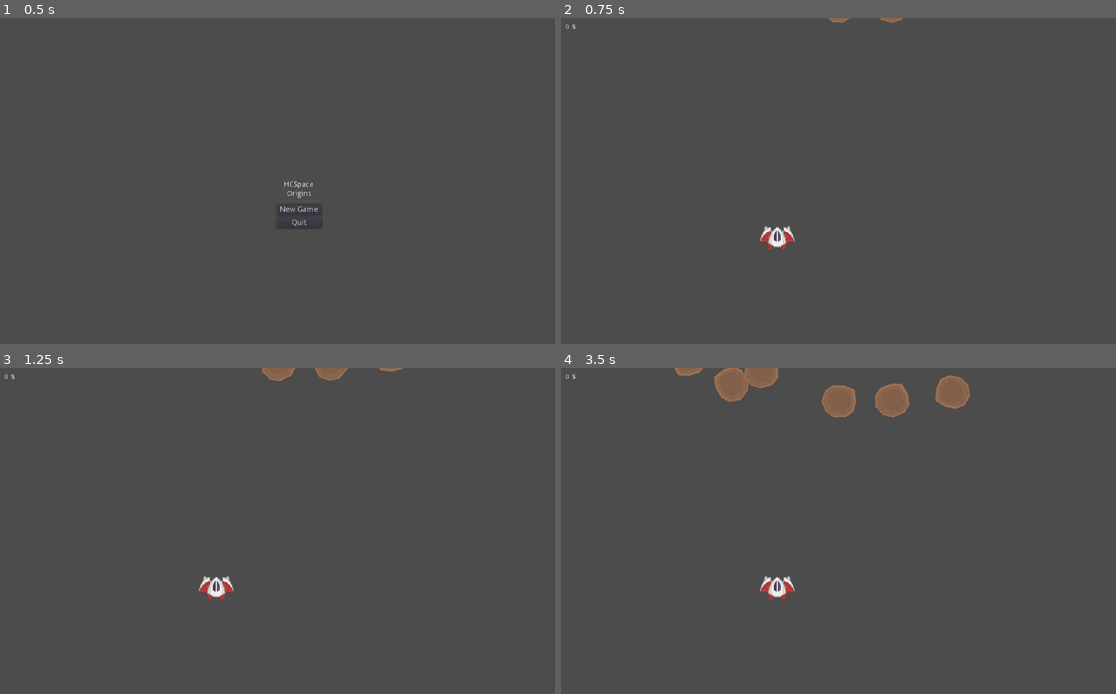
Above: before the commit, frames 1-4 (two rows, left to right).
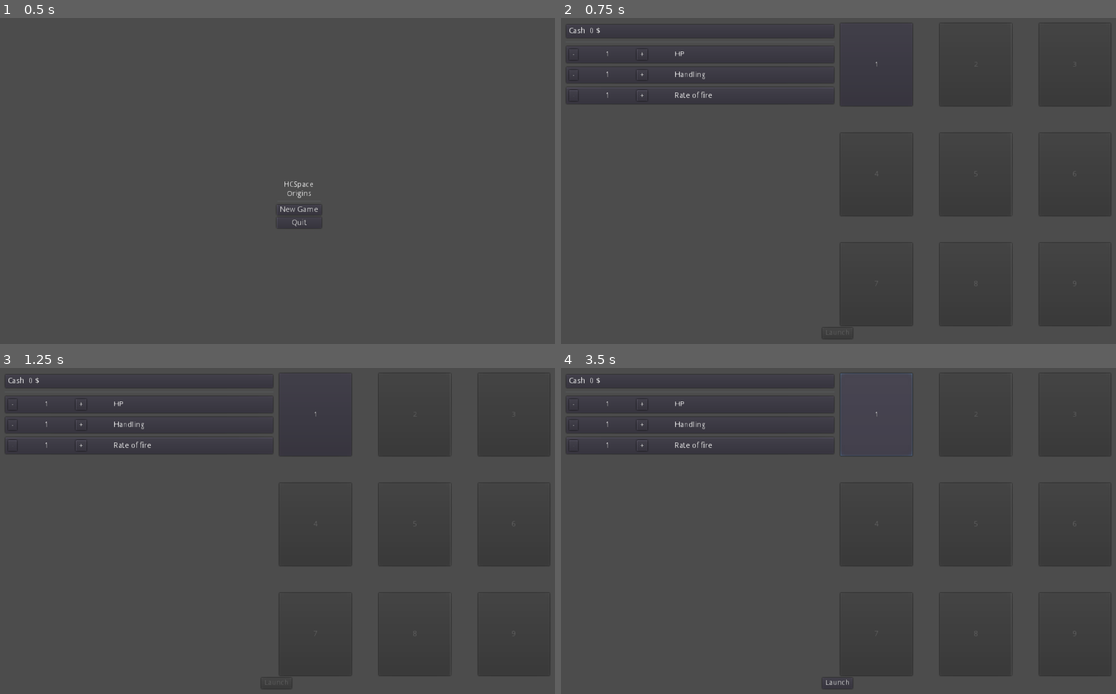
Above: after the commit, the same moments.

Repository: Kessinen/HCSSpace-Origins
Game: Godot game, scene res://Menus/Mainmenu.tscn
Same seed, same stepped clock (60 frames per second), same inputs: the game is played once before the commit and once after it.
Inputs (mouse positions are in pixels of both pictures, inside the frame that each line leads up to):
- Up to frame 1 (0.5 s): no input
- Up to frame 2 (0.75 s): click "New Game" at 0.5 s
- Up to frame 3 (1.25 s): no input
- Up to frame 4 (3.5 s): click (572, 403) at 1.25 s, where only the run after the commit has a clickable "-"; click (644, 403) at 2 s, where only the run after the commit has a clickable "+"; click (877, 413) at 2.75 s, where only the run after the commit has a clickable "1"

Frame 1 is identical in both runs. In frame 2, 1.6% of the frame differs, in the area x 0-100%, y 0-99%; in frame 3, 1.9%; in frame 4, 3.9%.

Commit message:
ADD Level selector menu

Diff:
--- a/src/Globals/playerStats.gd
+++ b/src/Globals/playerStats.gd
@@ -8,3 +8,5 @@
 var shipHandling : int = 10
 var shipMagnet : int = 10
 var shipSpeed : int = 10
+
+var highestLevel : int = 1
--- /dev/null
+++ b/src/Menus/LevelSelect.gd
@@ -0,0 +1,20 @@
+extends Control
+
+onready var playerStats = get_node("/root/playerStats")
+
+var selectedLevel : int = 0
+
+func _ready():
+
+	for i in range(0, playerStats.highestLevel):
+		get_node("VBoxContainer/HBoxContainer/levelsGrid/Lvl"+str(i+1)).disabled = false
+
+	$VBoxContainer/HBoxContainer/VBoxContainer/VBoxContainer/PanelContainer4/lblCash.text = "Cash: " + str(playerStats.lootAmount) + " $"
+
+func _on_LvlSelected_pressed(extra_arg_0):
+	selectedLevel = extra_arg_0
+	$VBoxContainer/HBoxContainer2/btnLaunch.disabled = false
+
+
+func _on_btnLaunch_pressed():
+	get_tree().change_scene("res://Levels/Lvl"+str(selectedLevel)+"/Level"+str(selectedLevel)+".tscn")
--- /dev/null
+++ b/src/Menus/LevelSelect.tscn
@@ -0,0 +1,293 @@
+[gd_scene load_steps=2 format=2]
+
+[ext_resource path="res://Menus/LevelSelect.gd" type="Script" id=1]
+
+[node name="LevelSelect" type="Control"]
+anchor_right = 1.0
+anchor_bottom = 1.0
+script = ExtResource( 1 )
+__meta__ = {
+"_edit_use_anchors_": false
+}
+
+[node name="VBoxContainer" type="VBoxContainer" parent="."]
+anchor_right = 1.0
+anchor_bottom = 1.0
+margin_left = 10.0
+margin_top = 10.0
+margin_right = -10.0
+margin_bottom = -10.0
+__meta__ = {
+"_edit_use_anchors_": false
+}
+
+[node name="HBoxContainer" type="HBoxContainer" parent="VBoxContainer"]
+margin_right = 1004.0
+margin_bottom = 556.0
+size_flags_horizontal = 3
+size_flags_vertical = 3
+custom_constants/separation = 10
+alignment = 1
+__meta__ = {
+"_edit_use_anchors_": false
+}
+
+[node name="VBoxContainer" type="VBoxContainer" parent="VBoxContainer/HBoxContainer"]
+margin_right = 497.0
+margin_bottom = 556.0
+size_flags_horizontal = 3
+
+[node name="VBoxContainer" type="VBoxContainer" parent="VBoxContainer/HBoxContainer/VBoxContainer"]
+margin_right = 497.0
+margin_bottom = 150.0
+
+[node name="PanelContainer4" type="PanelContainer" parent="VBoxContainer/HBoxContainer/VBoxContainer/VBoxContainer"]
+margin_right = 497.0
+margin_bottom = 28.0
+
+[node name="lblCash" type="Label" parent="VBoxContainer/HBoxContainer/VBoxContainer/VBoxContainer/PanelContainer4"]
+margin_left = 7.0
+margin_top = 7.0
+margin_right = 490.0
+margin_bottom = 21.0
+text = "Cash: 0 $"
+
+[node name="HSeparator" type="HSeparator" parent="VBoxContainer/HBoxContainer/VBoxContainer/VBoxContainer"]
+margin_top = 32.0
+margin_right = 497.0
+margin_bottom = 36.0
+
+[node name="PanelContainer" type="PanelContainer" parent="VBoxContainer/HBoxContainer/VBoxContainer/VBoxContainer"]
+margin_top = 40.0
+margin_right = 497.0
+margin_bottom = 74.0
+size_flags_horizontal = 3
+
+[node name="HBoxContainer" type="HBoxContainer" parent="VBoxContainer/HBoxContainer/VBoxContainer/VBoxContainer/PanelContainer"]
+margin_left = 7.0
+margin_top = 7.0
+margin_right = 490.0
+margin_bottom = 27.0
+custom_constants/separation = 50
+
+[node name="Button" type="Button" parent="VBoxContainer/HBoxContainer/VBoxContainer/VBoxContainer/PanelContainer/HBoxContainer"]
+margin_right = 17.0
+margin_bottom = 20.0
+text = "-"
+
+[node name="Label" type="Label" parent="VBoxContainer/HBoxContainer/VBoxContainer/VBoxContainer/PanelContainer/HBoxContainer"]
+margin_left = 67.0
+margin_top = 3.0
+margin_right = 75.0
+margin_bottom = 17.0
+text = "1"
+align = 1
+
+[node name="Button2" type="Button" parent="VBoxContainer/HBoxContainer/VBoxContainer/VBoxContainer/PanelContainer/HBoxContainer"]
+margin_left = 125.0
+margin_right = 145.0
+margin_bottom = 20.0
+text = "+"
+
+[node name="Label2" type="Label" parent="VBoxContainer/HBoxContainer/VBoxContainer/VBoxContainer/PanelContainer/HBoxContainer"]
+margin_left = 195.0
+margin_top = 3.0
+margin_right = 213.0
+margin_bottom = 17.0
+text = "HP"
+
+[node name="PanelContainer2" type="PanelContainer" parent="VBoxContainer/HBoxContainer/VBoxContainer/VBoxContainer"]
+margin_top = 78.0
+margin_right = 497.0
+margin_bottom = 112.0
+size_flags_horizontal = 3
+
+[node name="HBoxContainer" type="HBoxContainer" parent="VBoxContainer/HBoxContainer/VBoxContainer/VBoxContainer/PanelContainer2"]
+margin_left = 7.0
+margin_top = 7.0
+margin_right = 490.0
+margin_bottom = 27.0
+custom_constants/separation = 50
+
+[node name="Button" type="Button" parent="VBoxContainer/HBoxContainer/VBoxContainer/VBoxContainer/PanelContainer2/HBoxContainer"]
+margin_right = 17.0
+margin_bottom = 20.0
+text = "-"
+
+[node name="Label" type="Label" parent="VBoxContainer/HBoxContainer/VBoxContainer/VBoxContainer/PanelContainer2/HBoxContainer"]
+margin_left = 67.0
+margin_top = 3.0
+margin_right = 75.0
+margin_bottom = 17.0
+text = "1"
+align = 1
+
+[node name="Button2" type="Button" parent="VBoxContainer/HBoxContainer/VBoxContainer/VBoxContainer/PanelContainer2/HBoxContainer"]
+margin_left = 125.0
+margin_right = 145.0
+margin_bottom = 20.0
+text = "+"
+
+[node name="Label2" type="Label" parent="VBoxContainer/HBoxContainer/VBoxContainer/VBoxContainer/PanelContainer2/HBoxContainer"]
+margin_left = 195.0
+margin_top = 3.0
+margin_right = 251.0
+margin_bottom = 17.0
+text = "Handling"
+
+[node name="PanelContainer3" type="PanelContainer" parent="VBoxContainer/HBoxContainer/VBoxContainer/VBoxContainer"]
+margin_top = 116.0
+margin_right = 497.0
+margin_bottom = 150.0
+size_flags_horizontal = 3
+
+[node name="HBoxContainer" type="HBoxContainer" parent="VBoxContainer/HBoxContainer/VBoxContainer/VBoxContainer/PanelContainer3"]
+margin_left = 7.0
+margin_top = 7.0
+margin_right = 490.0
+margin_bottom = 27.0
+custom_constants/separation = 50
+
+[node name="Button" type="Button" parent="VBoxContainer/HBoxContainer/VBoxContainer/VBoxContainer/PanelContainer3/HBoxContainer"]
+margin_right = 17.0
+margin_bottom = 20.0
+text = "-"
+
+[node name="Label" type="Label" parent="VBoxContainer/HBoxContainer/VBoxContainer/VBoxContainer/PanelContainer3/HBoxContainer"]
+margin_left = 67.0
+margin_top = 3.0
+margin_right = 75.0
+margin_bottom = 17.0
+text = "1"
+align = 1
+
+[node name="Button2" type="Button" parent="VBoxContainer/HBoxContainer/VBoxContainer/VBoxContainer/PanelContainer3/HBoxContainer"]
+margin_left = 125.0
+margin_right = 145.0
+margin_bottom = 20.0
+text = "+"
+
+[node name="Label2" type="Label" parent="VBoxContainer/HBoxContainer/VBoxContainer/VBoxContainer/PanelContainer3/HBoxContainer"]
+margin_left = 195.0
+margin_top = 3.0
+margin_right = 264.0
+margin_bottom = 17.0
+text = "Rate of fire"
+
+[node name="levelsGrid" type="GridContainer" parent="VBoxContainer/HBoxContainer"]
+margin_left = 507.0
+margin_right = 1004.0
+margin_bottom = 556.0
+size_flags_horizontal = 3
+custom_constants/vseparation = 50
+custom_constants/hseparation = 50
+columns = 3
+
+[node name="Lvl1" type="Button" parent="VBoxContainer/HBoxContainer/levelsGrid"]
+margin_right = 132.0
+margin_bottom = 152.0
+size_flags_horizontal = 3
+size_flags_vertical = 3
+disabled = true
+text = "1"
+
+[node name="Lvl2" type="Button" parent="VBoxContainer/HBoxContainer/levelsGrid"]
+margin_left = 182.0
+margin_right = 314.0
+margin_bottom = 152.0
+size_flags_horizontal = 3
+size_flags_vertical = 3
+disabled = true
+text = "2"
+
+[node name="Lvl3" type="Button" parent="VBoxContainer/HBoxContainer/levelsGrid"]
+margin_left = 364.0
+margin_right = 496.0
+margin_bottom = 152.0
+size_flags_horizontal = 3
+size_flags_vertical = 3
+disabled = true
+text = "3"
+
+[node name="Lvl4" type="Button" parent="VBoxContainer/HBoxContainer/levelsGrid"]
+margin_top = 202.0
+margin_right = 132.0
+margin_bottom = 354.0
+size_flags_horizontal = 3
+size_flags_vertical = 3
+disabled = true
+text = "4"
+
+[node name="Lvl5" type="Button" parent="VBoxContainer/HBoxContainer/levelsGrid"]
+margin_left = 182.0
+margin_top = 202.0
+margin_right = 314.0
+margin_bottom = 354.0
+size_flags_horizontal = 3
+size_flags_vertical = 3
+disabled = true
+text = "5"
+
+[node name="Lvl6" type="Button" parent="VBoxContainer/HBoxContainer/levelsGrid"]
+margin_left = 364.0
+margin_top = 202.0
+margin_right = 496.0
+margin_bottom = 354.0
+size_flags_horizontal = 3
+size_flags_vertical = 3
+disabled = true
+text = "6"
+
+[node name="Lvl7" type="Button" parent="VBoxContainer/HBoxContainer/levelsGrid"]
+margin_top = 404.0
+margin_right = 132.0
+margin_bottom = 556.0
+size_flags_horizontal = 3
+size_flags_vertical = 3
+disabled = true
+text = "7"
+
+[node name="Lvl8" type="Button" parent="VBoxContainer/HBoxContainer/levelsGrid"]
+margin_left = 182.0
+margin_top = 404.0
+margin_right = 314.0
+margin_bottom = 556.0
+size_flags_horizontal = 3
+size_flags_vertical = 3
+disabled = true
+text = "8"
+
+[node name="Lvl9" type="Button" parent="VBoxContainer/HBoxContainer/levelsGrid"]
+margin_left = 364.0
+margin_top = 404.0
+margin_right = 496.0
+margin_bottom = 556.0
+size_flags_horizontal = 3
+size_flags_vertical = 3
+disabled = true
+text = "9"
+
+[node name="HBoxContainer2" type="CenterContainer" parent="VBoxContainer"]
+margin_top = 560.0
+margin_right = 1004.0
+margin_bottom = 580.0
+
+[node name="btnLaunch" type="Button" parent="VBoxContainer/HBoxContainer2"]
+margin_left = 473.0
+margin_right = 530.0
+margin_bottom = 20.0
+size_flags_horizontal = 0
+size_flags_vertical = 0
+disabled = true
+text = "Launch"
+
+[connection signal="pressed" from="VBoxContainer/HBoxContainer/levelsGrid/Lvl1" to="." method="_on_LvlSelected_pressed" binds= [ 1 ]]
+[connection signal="pressed" from="VBoxContainer/HBoxContainer/levelsGrid/Lvl2" to="." method="_on_LvlSelected_pressed" binds= [ 2 ]]
+[connection signal="pressed" from="VBoxContainer/HBoxContainer/levelsGrid/Lvl3" to="." method="_on_LvlSelected_pressed" binds= [ 3 ]]
+[connection signal="pressed" from="VBoxContainer/HBoxContainer/levelsGrid/Lvl4" to="." method="_on_LvlSelected_pressed" binds= [ 4 ]]
+[connection signal="pressed" from="VBoxContainer/HBoxContainer/levelsGrid/Lvl5" to="." method="_on_LvlSelected_pressed" binds= [ 5 ]]
+[connection signal="pressed" from="VBoxContainer/HBoxContainer/levelsGrid/Lvl6" to="." method="_on_LvlSelected_pressed" binds= [ 6 ]]
+[connection signal="pressed" from="VBoxContainer/HBoxContainer/levelsGrid/Lvl7" to="." method="_on_LvlSelected_pressed" binds= [ 7 ]]
+[connection signal="pressed" from="VBoxContainer/HBoxContainer/levelsGrid/Lvl8" to="." method="_on_LvlSelected_pressed" binds= [ 8 ]]
+[connection signal="pressed" from="VBoxContainer/HBoxContainer/levelsGrid/Lvl9" to="." method="_on_LvlSelected_pressed" binds= [ 9 ]]
+[connection signal="pressed" from="VBoxContainer/HBoxContainer2/btnLaunch" to="." method="_on_btnLaunch_pressed"]
--- a/src/Menus/Mainmenu.gd
+++ b/src/Menus/Mainmenu.gd
@@ -6,4 +6,4 @@
 
 
 func _on_btnNewGame_pressed():
-	get_tree().change_scene("res://Levels/Lvl1/Level1.tscn")
+	get_tree().change_scene("res://Menus/LevelSelect.tscn")
